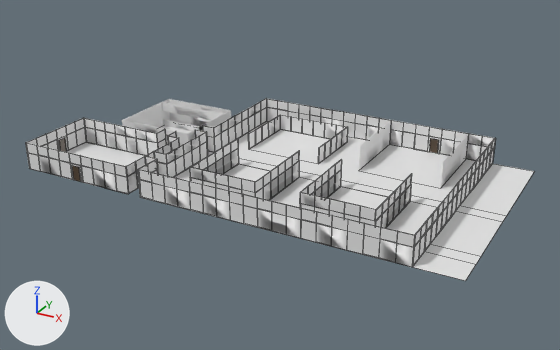
A saved change to the FBX model Assets/LD.fbx.
Rendered twice from a 50 mm lens placed at (52.0, -87.6, 44.2), pointed at (3.3, 0.9, 0.0). Arrows for +X, +Y and +Z are at lower left; the lights stay in place. Mesh edges are drawn as thin lines on the coarser meshes. Where no turn or scale is listed for an object, it has been applied to the vertices. Vertices at the same position are counted once.

The older version as bpy lines, for what is in view:
```python
me_cube_304 = bpy.data.meshes.new('Cube.304')
me_cube_304.from_pydata(...)  # 16 vertices, 7 faces; spans x -49.3..-3.1, y 0.0..34.1, z 0.0
me_cube_304.materials.append(mat_material_001)  # its picture is missing
# before: 1 (-3.1, 0.1, 0.0) at pixel (465, 280), 3 (-3.1, 34.1, 0.0) at pixel (534, 171), 5 (-3.1, 18.0, 0.0) at pixel (506, 215), 7 (-3.1, 16.2, 0.0) at pixel (502, 221), 9 (-3.1, 6.2, 0.0) at pixel (481, 256)
# before: 11 (-3.1, 4.2, 0.0) at pixel (476, 264)
me_cube_622 = bpy.data.meshes.new('Cube.622')
me_cube_622.from_pydata(...)  # 1053 vertices, 890 faces; spans x -40.1..0.1, y -1.0..33.0, z -1.3..2.8
# faces by material slot: [889, 1]
me_cube_622.materials.append(mat_material_001)  # its picture is missing
me_cube_622.materials.append(mat_material_002)  # white #e7e7e7
me_cube_623 = bpy.data.meshes.new('Cube.623')
me_cube_623.from_pydata(...)  # 564 vertices, 447 faces; spans x -58.2..-40.0, y -1.1..13.0, z -1.2..2.8
# faces by material slot: [444, 3]
me_cube_623.materials.append(mat_material_001)  # its picture is missing
me_cube_623.materials.append(mat_material_002)  # white #e7e7e7
ob_door_004 = bpy.data.objects.new('Door.004', me_cube_622)
ob_door_004.location = (28.64, -13.45, 1.25)
ob_door_005 = bpy.data.objects.new('Door.005', me_cube_623)
ob_door_005.location = (28.64, -13.45, 1.25)
ob_wall_005 = bpy.data.objects.new('Wall.005', me_cube_304)
ob_wall_005.location = (37.79, -14.55, 0.0)
# also in view: 'Wall.017' at (0.4, 12.2, 0.0); 'Wall.033' at (18.7, 13.5, 2.0); 'Wall.006' at (0.4, 12.3, 1.2); 'Door.058' at (1.1, -4.6, 2.0); 'Wall.001' at (17.5, -4.6, 0.0)
```
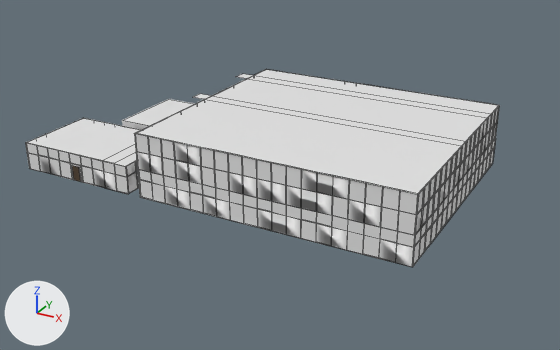
Where the newer file only moved an object's origin or applied its transform, the numbers keep the older frame.

What differs and where, as boxes [x1, y1, x2, y2] in the pictures (560 x 350 px; the box of a moved part takes in the faces that stretch with it):
'Wall.158', added: after [134, 69, 499, 194]
'Door.004', reshaped: before [138, 98, 496, 267]; after [138, 138, 496, 267]
'Wall.129', added: after [135, 74, 500, 235]
'Wall.005', reshaped: before [141, 122, 534, 281]; after [141, 197, 395, 263]
'Wall.157', added: after [27, 99, 193, 166]
part 2 of me_cube_622, deleted: before [192, 146, 200, 165]
part 3 of me_cube_622, cut back: before [166, 132, 208, 177]
part 4 of me_cube_622, moved or reshaped: before [413, 241, 420, 266]; after [419, 234, 426, 258]
part 5 of me_cube_622, recoloured: before [153, 107, 454, 267]; after [407, 200, 453, 267]
'Door.058', unchanged, covered by the edit: before [189, 138, 300, 200]
'Door.022', unchanged, covered by the edit: before [300, 159, 412, 228]
'Door.088', unchanged, covered by the edit: before [122, 99, 231, 146]; after [122, 99, 194, 130]
'Wall.002', unchanged, covered by the edit: before [360, 145, 448, 188]

The edits, one by one:
Material 'Material' (mat_material) is new.
Its base color is (0.8, 0.8, 0.8) (white #e7e7e7).
me_cube_622 is used by ob_door_004; location (28.64, -13.45, 1.25).
me_cube_622 had 1053 vertices, 890 faces and spanned x -40.1..0.1, y -1.0..33.0, z -1.3..2.8.
me_cube_622 no longer uses material mat_material_002 (white #e7e7e7).
me_cube_622 now has 1015 vertices, 879 faces and spans x -40.1..0.1, y -1.0..33.0, z -1.3..2.8.
me_cube_622 part 2: the loose piece of 8 vertices spanning x -38.1..-38.0, y 11.0..13.0, z -1.2..1.3 is deleted.
me_cube_622 part 3: 5 vertices moved from x -38.0, y 5.0..15.0, z -1.2..2.8 to x -38.2, y 5.0..15.0, z -1.3..2.7; 43 vertices removed from x -38.1..-38.0, y 5.0..15.0, z -1.2..2.8; 13 vertices added at x -38.2, y 5.0..15.0, z -1.3..2.7.
me_cube_622 part 4: 1 vertex moved within x 0.0, y 1.0, z 1.3; 1 vertex removed from x 0.0, y 1.0, z 1.3; 1 vertex added at x 0.1, y 1.0, z 1.2.
me_cube_622 part 5: 229 faces spanning x -40.1..0.1, y -1.0..33.0, z -1.3..1.3 switch from mat_material_001 (its picture is missing) to mat_material (white #e7e7e7).
me_cube_304 has 16 vertices, 7 faces and spans x -49.3..-3.1, y 0.0..34.1, z 0.0.
me_cube_304 is used by ob_wall_005; location (37.79, -14.55, 0.0).
Part 1, on me_cube_304:
Vertices 1, 3, 5, 7, 9, 11 of me_cube_304 move by (-6.0, 0.0, 0.0).
Mesh me_cube_128 is new.
It has 1072 vertices, 846 faces and spans x -15.1..23.1, y -33.9..0.1, z -2.5..2.5.
It uses material mat_material_001 (its picture is missing).
Mesh me_cube_159 is new.
It has 16 vertices, 7 faces and spans x -49.3..-9.1, y -34.1..0.0, z 0.0.
It uses material mat_material_001 (its picture is missing).
Mesh me_cube_158 is new.
It has 28 vertices, 24 faces and spans x -21.1..-3.2, y -14.0..11.9, z 0.0.
It uses material mat_material_001 (its picture is missing).
Object 'Wall.129' (ob_wall_129) is new; it shows me_cube_128.
Its location is (5.59, 19.45, 6.5).
Object 'Wall.158' (ob_wall_158) is new; it shows me_cube_159.
Its location is (37.69, 19.55, 9.0).
Object 'Wall.157' (ob_wall_157) is new; it shows me_cube_158.
Its location is (-8.31, -0.45, 4.0).
